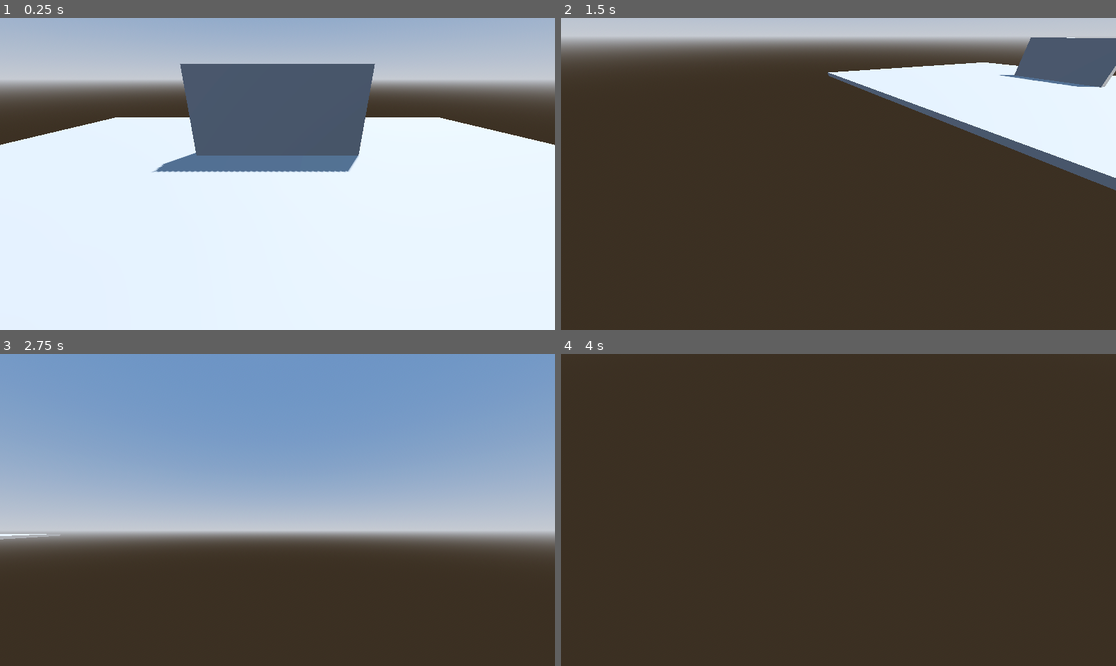
Above: before the commit, frames 1-4 (two rows, left to right).
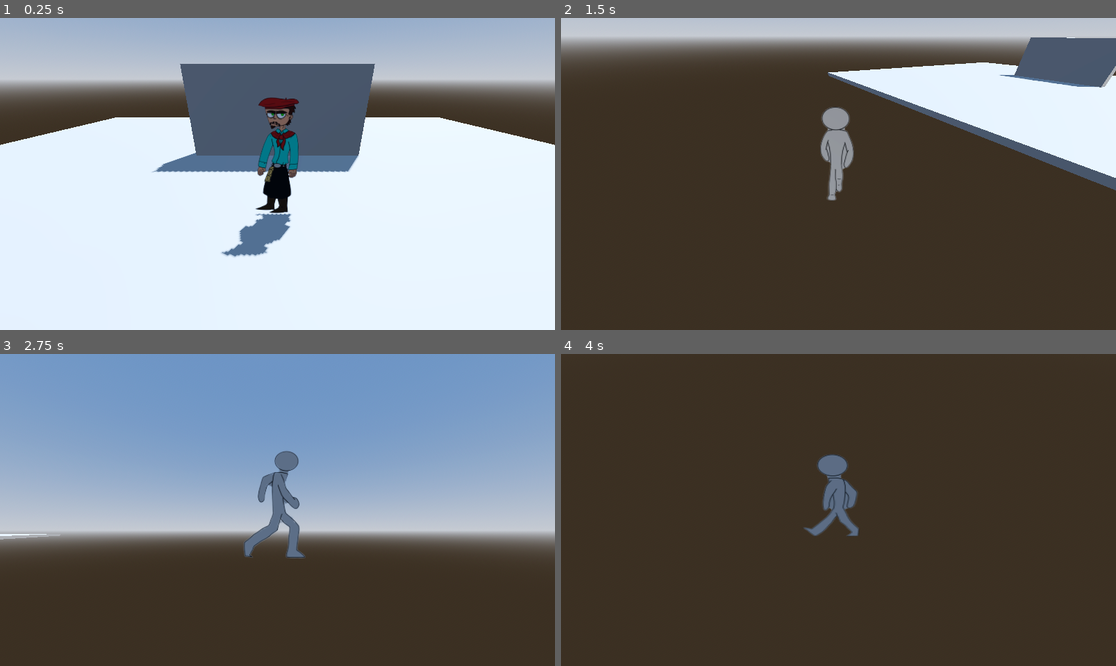
Above: after the commit, the same moments.

Repository: florenciadpp-max/umita
Game: Godot game, scene res://scenes/levels/level.tscn
Two runs of this game, one before a commit and one after it. Both use one fixed random seed, a clock stepped at 60 frames per second and the inputs below.
Inputs (mouse positions are in pixels of both pictures, inside the frame that each line leads up to):
- Up to frame 1 (0.25 s): no input
- Up to frame 2 (1.5 s): tap Enter at 0.5 s; move the mouse to (960, 158) at 0.52 s; hold D (right) 0.53-1.28 s; hold Shift (run) 0.53-1.28 s; move the mouse to (727, 189) at 1.27 s; hold S (backward) from 1.28 s (still down); tap Shift (run) at 1.35 s
- Up to frame 3 (2.75 s): move the mouse to (333, 441) at 2.02 s; release S (backward) at 2.03 s; hold D (right) from 2.03 s (still down); hold Shift (run) from 2.03 s (still down)
- Up to frame 4 (4 s): move the mouse to (810, 572) at 2.77 s; release D (right) at 2.78 s; release Shift (run) at 2.78 s; hold W (forward) 2.78-3.53 s; tap Shift (run) at 2.85 s; tap Space at 3.5 s; move the mouse to (1005, 556) at 3.52 s; hold A (left) from 3.53 s (still down); hold Shift (run) from 3.53 s (still down)

The runs differ from the first frame. In frame 1, 2.8% of the frame differs, in the area x 39-54%, y 25-77%; in frame 2, 1.2%; in frame 3, 1.4%; in frame 4, 1.2%.

Commit message:
importaciones actualizadas

Diff:
--- a/scenes/entities/player/player.tscn
+++ b/scenes/entities/player/player.tscn
@@ -2,23 +2,23 @@
 
 [ext_resource type="Script" uid="uid://nkx51vix33hy" path="res://scenes/entities/player/player.gd" id="1_d13fj"]
 [ext_resource type="PackedScene" uid="uid://0x3fy45sdrep" path="res://scenes/entities/player/camera_controller.tscn" id="2_8uwdk"]
-[ext_resource type="Texture2D" path="res://graphics/characters/frontwalk/09.png" id="2_knby6"]
-[ext_resource type="Texture2D" path="res://graphics/characters/frontwalk/10.png" id="3_18p7g"]
-[ext_resource type="Texture2D" path="res://graphics/characters/frontwalk/11.png" id="4_fg2wu"]
-[ext_resource type="Texture2D" path="res://graphics/characters/frontwalk/12.png" id="5_7dqom"]
-[ext_resource type="Texture2D" path="res://graphics/characters/frontwalk/13.png" id="6_go8vc"]
-[ext_resource type="Texture2D" path="res://graphics/characters/frontwalk/14.png" id="7_wghkl"]
-[ext_resource type="Texture2D" path="res://graphics/characters/frontwalk/15.png" id="8_yk2xr"]
-[ext_resource type="Texture2D" path="res://graphics/characters/frontwalk/16.png" id="9_vs62q"]
-[ext_resource type="Texture2D" path="res://graphics/characters/vasco/final-0032.png" id="10_knby6"]
-[ext_resource type="Texture2D" path="res://graphics/characters/sidewalk/01.png" id="11_knby6"]
-[ext_resource type="Texture2D" path="res://graphics/characters/sidewalk/02.png" id="12_18p7g"]
-[ext_resource type="Texture2D" path="res://graphics/characters/sidewalk/03.png" id="13_fg2wu"]
-[ext_resource type="Texture2D" path="res://graphics/characters/sidewalk/04.png" id="14_7dqom"]
-[ext_resource type="Texture2D" path="res://graphics/characters/sidewalk/05.png" id="15_go8vc"]
-[ext_resource type="Texture2D" path="res://graphics/characters/sidewalk/06.png" id="16_wghkl"]
-[ext_resource type="Texture2D" path="res://graphics/characters/sidewalk/07.png" id="17_yk2xr"]
-[ext_resource type="Texture2D" path="res://graphics/characters/sidewalk/08.png" id="18_vs62q"]
+[ext_resource type="Texture2D" uid="uid://b6wlv386mokgu" path="res://graphics/characters/vasco/backwalk/09.png" id="2_knby6"]
+[ext_resource type="Texture2D" uid="uid://lj52gp7mtys0" path="res://graphics/characters/vasco/backwalk/10.png" id="3_18p7g"]
+[ext_resource type="Texture2D" uid="uid://46uhgxr7xqx5" path="res://graphics/characters/vasco/backwalk/11.png" id="4_fg2wu"]
+[ext_resource type="Texture2D" uid="uid://dsnmaads2bh7r" path="res://graphics/characters/vasco/backwalk/12.png" id="5_7dqom"]
+[ext_resource type="Texture2D" uid="uid://cmpqweuc0eri3" path="res://graphics/characters/vasco/backwalk/13.png" id="6_go8vc"]
+[ext_resource type="Texture2D" uid="uid://c7f7oyok2u0ty" path="res://graphics/characters/vasco/backwalk/14.png" id="7_wghkl"]
+[ext_resource type="Texture2D" uid="uid://d0fhjkfmxquf" path="res://graphics/characters/vasco/backwalk/15.png" id="8_yk2xr"]
+[ext_resource type="Texture2D" uid="uid://5uet0lent8f8" path="res://graphics/characters/vasco/backwalk/16.png" id="9_vs62q"]
+[ext_resource type="Texture2D" uid="uid://bh01472qx3bqa" path="res://graphics/characters/vasco/idle/final-0032.png" id="10_knby6"]
+[ext_resource type="Texture2D" uid="uid://67mu8mkts851" path="res://graphics/characters/vasco/sidewalk/01.png" id="11_knby6"]
+[ext_resource type="Texture2D" uid="uid://k6s1m7sy3vr5" path="res://graphics/characters/vasco/sidewalk/02.png" id="12_18p7g"]
+[ext_resource type="Texture2D" uid="uid://bvgfu3knx7u31" path="res://graphics/characters/vasco/sidewalk/03.png" id="13_fg2wu"]
+[ext_resource type="Texture2D" uid="uid://fypk4a4pgk23" path="res://graphics/characters/vasco/sidewalk/04.png" id="14_7dqom"]
+[ext_resource type="Texture2D" uid="uid://c60gkh6hhig8i" path="res://graphics/characters/vasco/sidewalk/05.png" id="15_go8vc"]
+[ext_resource type="Texture2D" uid="uid://35kty4uuqfg3" path="res://graphics/characters/vasco/sidewalk/06.png" id="16_wghkl"]
+[ext_resource type="Texture2D" uid="uid://bg2d141ohxi13" path="res://graphics/characters/vasco/sidewalk/07.png" id="17_yk2xr"]
+[ext_resource type="Texture2D" uid="uid://doh75wtr0k70k" path="res://graphics/characters/vasco/sidewalk/08.png" id="18_vs62q"]
 
 [sub_resource type="SpriteFrames" id="SpriteFrames_58kc7"]
 animations = [{
Not shown, changed: graphics/characters/vasco/backwalk/09.png.import
Not shown, changed: graphics/characters/vasco/backwalk/10.png.import
Not shown, changed: graphics/characters/vasco/backwalk/11.png.import
Not shown, changed: graphics/characters/vasco/backwalk/12.png.import
Not shown, changed: graphics/characters/vasco/backwalk/13.png.import
Not shown, changed: graphics/characters/vasco/backwalk/14.png.import
Not shown, changed: graphics/characters/vasco/backwalk/15.png.import
Not shown, changed: graphics/characters/vasco/backwalk/16.png.import
Not shown, changed: graphics/characters/vasco/backwalk/grilla_01.png.import
Not shown, changed: graphics/characters/vasco/backwalk/grilla_02.png.import
